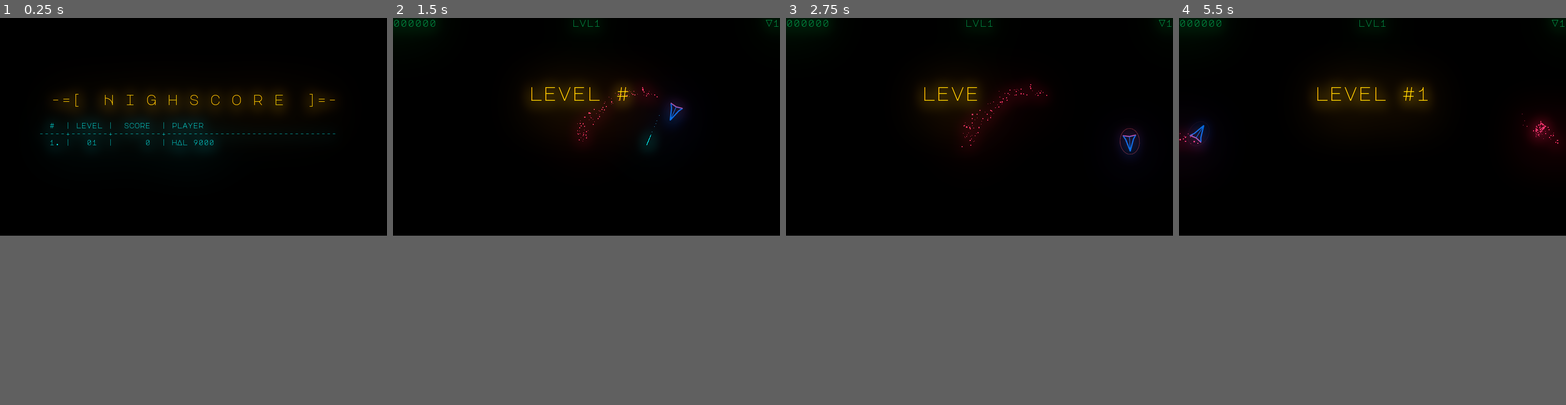
Above: before the commit, frames 1-4 (left to right).
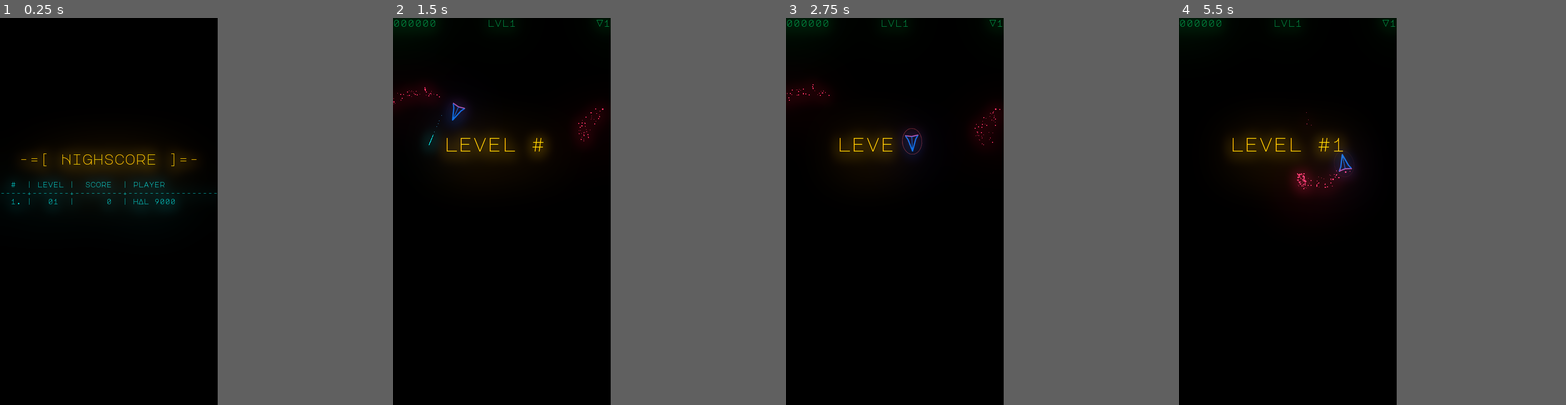
Above: after the commit, the same moments.

Repository: liske/Planetoids
Game: Godot game, scene res://scenes/Space.tscn
Two runs of this game, one before a commit and one after it. Both use one fixed random seed, a clock stepped at 60 frames per second and the inputs below.
Inputs:
- Up to frame 1 (0.25 s): no input
- Up to frame 2 (1.5 s): tap Enter (spawn) at 0.5 s; hold Right (rotate_right) 0.53-1.28 s; hold W (boost) 0.53-1.28 s; hold Left (rotate_left) from 1.28 s (still down); tap Keypad 0 (shoot) at 1.35 s
- Up to frame 3 (2.75 s): release Left (rotate_left) at 2.03 s; hold Right (rotate_right) from 2.03 s (still down); tap Enter (spawn) at 2.1 s
- Up to frame 4 (5.5 s): tap W (boost) at 2.85 s; release Right (rotate_right) at 3.53 s; hold Left (rotate_left) from 3.53 s (still down); tap Keypad 0 (shoot) at 3.6 s; tap Enter (spawn) at 4.35 s; hold W (boost) from 5.03 s (still down)
In our replay, the window is 800x450 before the commit and 450x800 after it. These sizes can differ from the game's own. Grey fills any space a smaller window leaves; there, only what the larger window draws over its background counts as a difference.

The runs differ from the first frame. In frame 1, 5.5% of the frame differs, in the area x 0-87%, y 19-50%; in frame 2, 4.8%; in frame 3, 3.8%; in frame 4, 6.5%, in the area x 0-100%, y 0-47%.

Commit message:
Change to landscape, fix highscore size/grow.

Diff:
--- a/objects/controls/HUD.tscn
+++ b/objects/controls/HUD.tscn
@@ -484,19 +484,17 @@
 grow_vertical = 2
 custom_colors/font_color = Color( 1, 0.74902, 0, 1 )
 custom_fonts/font = ExtResource( 5 )
-text = "-=[  H i g h s c o r e  ]=-"
+text = "-=[ Highscore ]=-"
 align = 1
 valign = 1
 
 [node name="HighscoreText" type="Label" parent="AnimationPlayer"]
 modulate = Color( 1, 1, 1, 0 )
-anchor_left = 0.1
 anchor_top = 0.35
-anchor_right = 0.9
+anchor_right = 1.0
 anchor_bottom = 0.35
 margin_top = 90.0
 margin_bottom = 373.0
-grow_horizontal = 2
 custom_colors/font_color = Color( 0, 1, 1, 1 )
 custom_fonts/font = ExtResource( 6 )
 text = "# | score | level | player
--- a/project.godot
+++ b/project.godot
@@ -22,8 +22,8 @@
 
 [display]
 
-window/size/width=1280
-window/size/height=720
+window/size/width=720
+window/size/height=1280
 window/size/borderless=true
 window/handheld/orientation="portrait"
 window/stretch/mode="2d"
